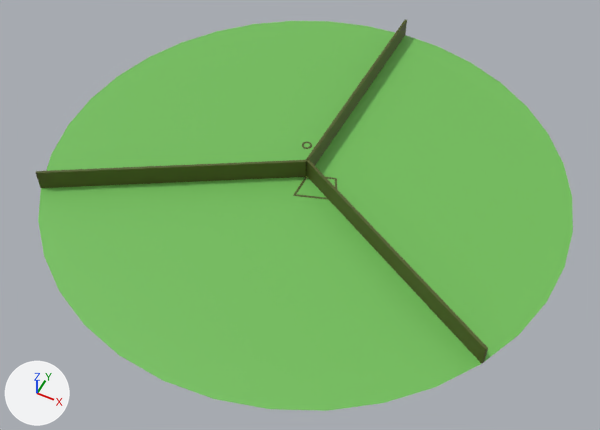
The FBX model Assets/Game/Models/Enviroment/GroundVar1.fbx, before and after one commit.
Camera for both pictures: a 50 mm lens placed at (58.9, -120.6, 136.2), pointed at (2.1, -7.2, -5.5). Arrows for +X, +Y and +Z are at lower left; the lights stay in place. Where no turn or scale is listed for an object, it has been applied to the vertices. Vertices at the same position are counted once.
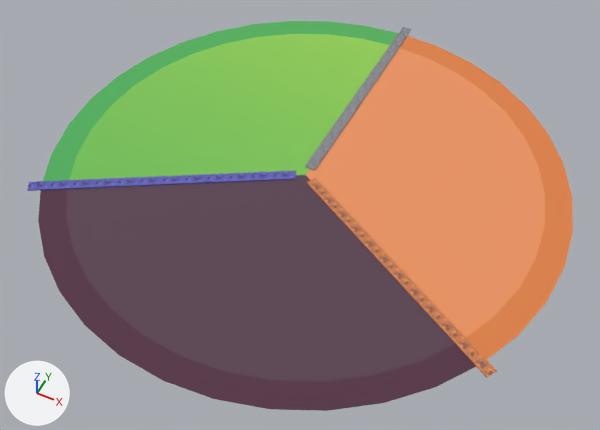
The change in detail:
me_circle_003 is used by ob_circle; location (0.0, 0.0, 0.0).
me_circle_003 had 37 vertices, 36 faces and spanned x -60.0..60.0, y -60.0..60.0, z 0.0.
me_circle_003 now has 396 vertices, 360 faces and spans x -60.0..60.0, y -60.0..60.0, z 0.0.
me_circle_003 part 1: 1 vertex removed from x 0.0, y 0.0, z 0.0; 360 vertices added at x -54.0..54.0, y -54.0..54.0, z 0.0.
Mesh me_rail1_004 is new.
It has 19044 vertices, 14256 faces and spans x -55.0..55.0, y -32.5..62.8, z 0.0..0.4.
It uses material mat_material (picture img_textureworld_png).
Object 'Plane.001' (ob_plane_001) is deleted.
Object 'Circle.001' (ob_circle_001) is deleted.
Object 'Rail1.002' (ob_rail1_002) is new; it shows me_rail1_004.
Its location is (0.0, 0.0, 0.0).

Changed parts and their boxes (x1, y1, x2, y2) in the pictures (600 x 430 px):
'Circle.001', deleted (green): before (36, 19, 488, 364)
'Rail1.002', added: after (27, 27, 497, 378)
'Plane.001', deleted: before (293, 142, 337, 200)
part 1 of me_circle_003, built on: (38, 21, 573, 411) in both
